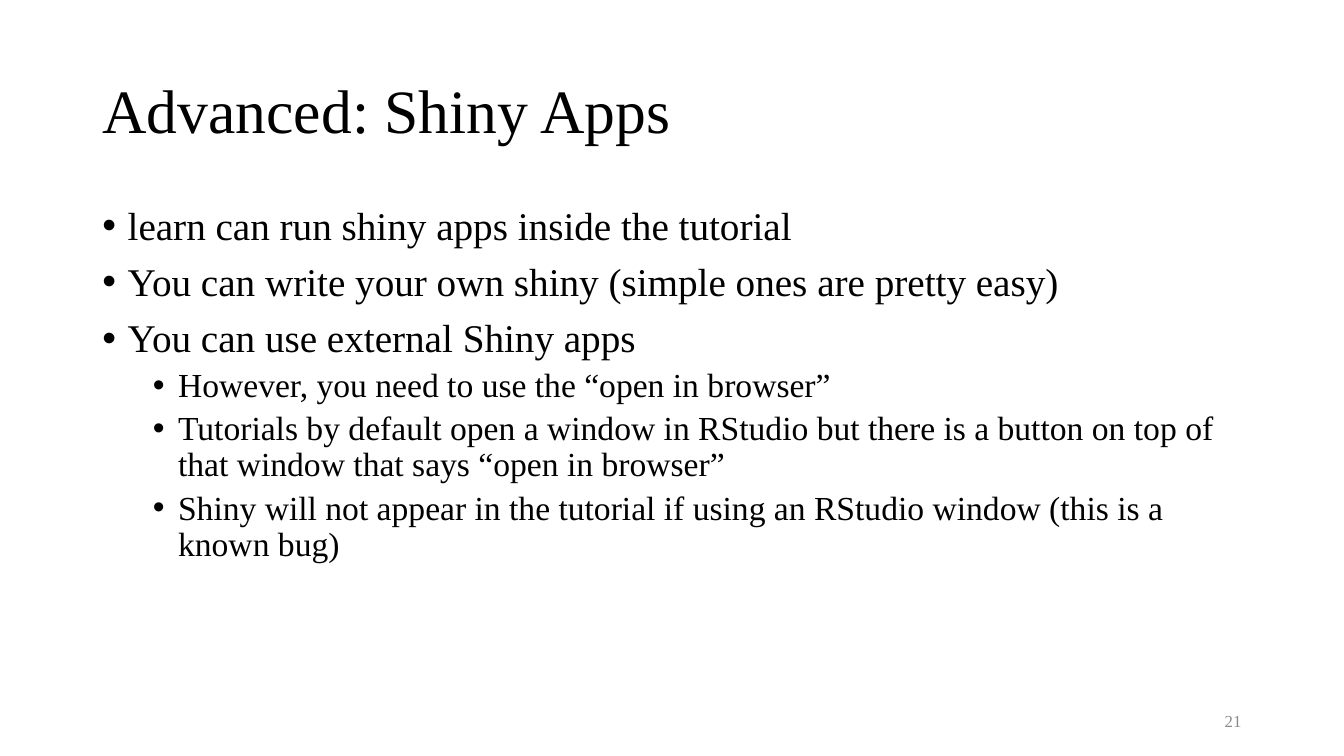
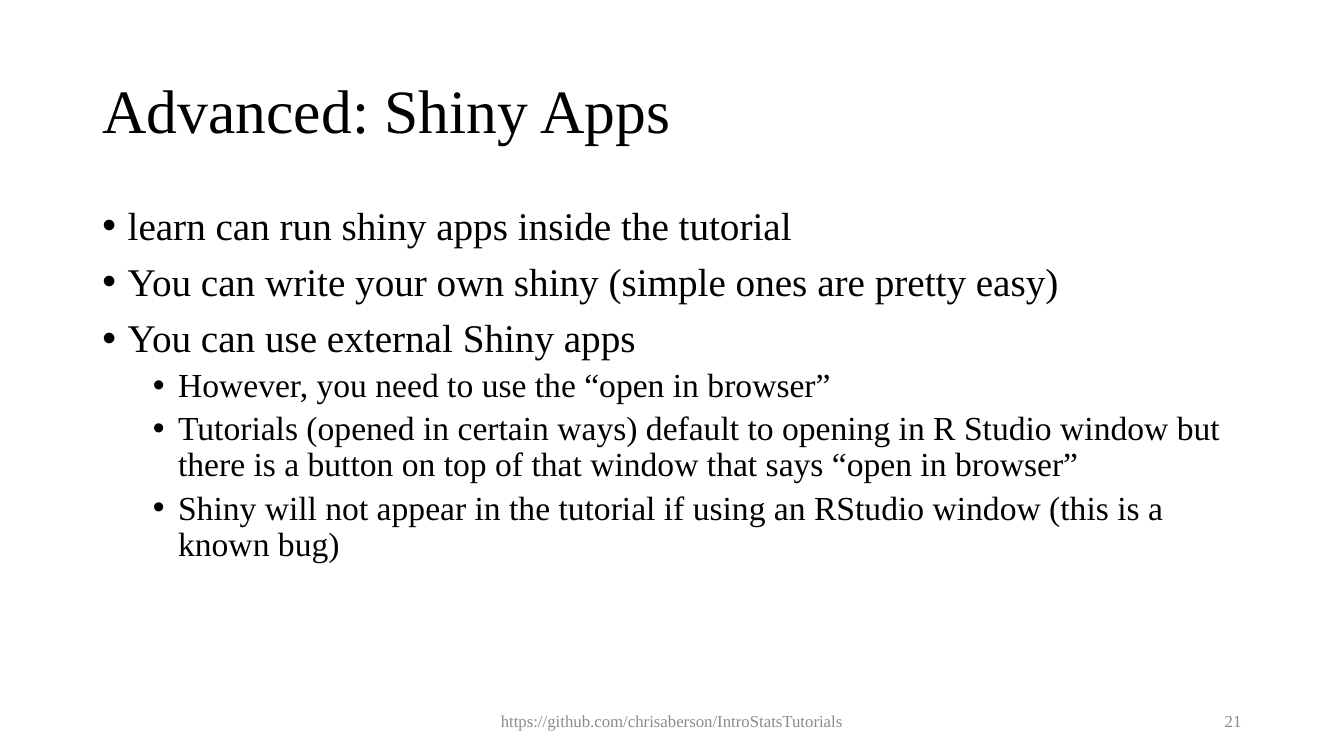
Before and after one commit to chrisaberson/IntroStatsTutorials, a slide deck: slide 21 of ppt/learnr.pptx. Drawn at 1344x756 pixels with LibreOffice and Linux fonts; fonts in the diff are those of the drawing. Boxes give left, top, right and bottom in pixels: in the first picture for what was removed or moved away, otherwise in the second. Text is boxed around its words. In the diff, an @@ line names an element or a change of style, - is before the commit and + after.

```diff
--- a/ppt/learnr.pptx
+++ b/ppt/learnr.pptx
@@ text at <box>178,416,1220,483</box>: text changed @@
-  • Tutorials by default open a window in RStudio but there is a button on top of that window that says “open in browser”
+  • Tutorials (opened in certain ways) default to opening in R Studio window but there is a button on top of that window that says “open in browser”
@@ text added at <box>501,715,843,731</box>, 12 pt, text #8C8C8C @@
+https://github.com/chrisaberson/IntroStatsTutorials
```
Also in this commit, not shown: 41 other slides changed, 4 slides added.
